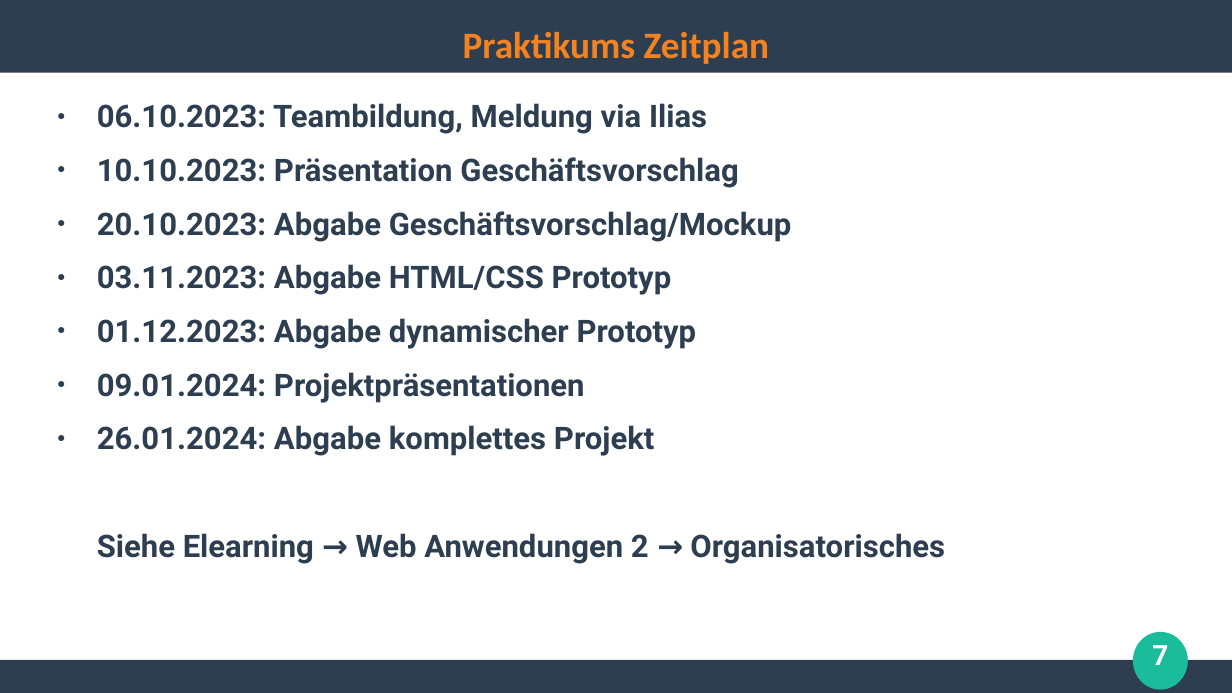
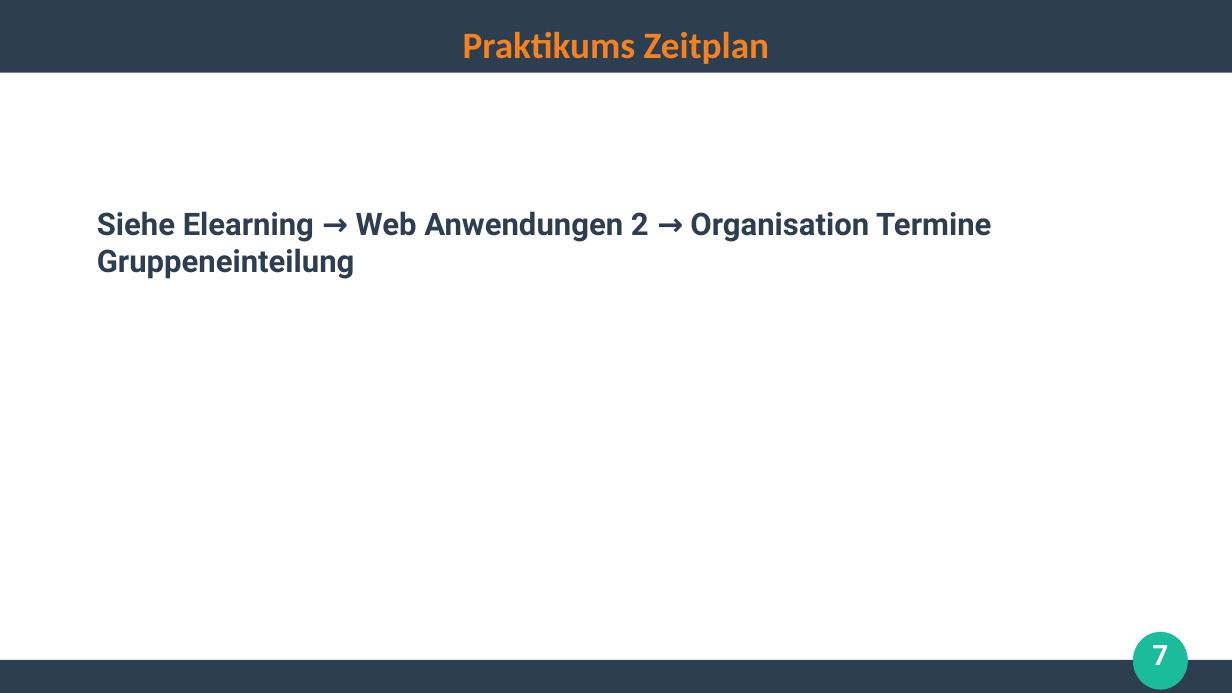
Before and after one commit to ghandmann/HS-AlbSig-WebAnwendungen2, a slide deck: slide 7 of Kapitel/00_Begruessung.odp. Drawn at 1232x693 pixels with LibreOffice and Linux fonts; fonts in the diff are those of the drawing. Boxes give left, top, right and bottom in pixels: in the first picture for what was removed or moved away, otherwise in the second. Text is boxed around its words. In the diff, an @@ line names an element or a change of style, - is before the commit and + after.

Commit message:
udpate zeitplan

```diff
--- a/Kapitel/00_Begruessung.odp
+++ b/Kapitel/00_Begruessung.odp
@@ text at <box>97,211,991,279</box>: text changed @@
-● 06.10.2023: Teambildung, Meldung via Ilias
-● 10.10.2023: Präsentation Geschäftsvorschlag
-● 20.10.2023: Abgabe Geschäftsvorschlag/Mockup
-● 03.11.2023: Abgabe HTML/CSS Prototyp
-● 01.12.2023: Abgabe dynamischer Prototyp
-● 09.01.2024: Projektpräsentationen
-● 26.01.2024: Abgabe komplettes Projekt
-Siehe Elearning → Web Anwendungen 2 → Organisatorisches
+Siehe Elearning → Web Anwendungen 2 → Organisation Termine Gruppeneinteilung
```
